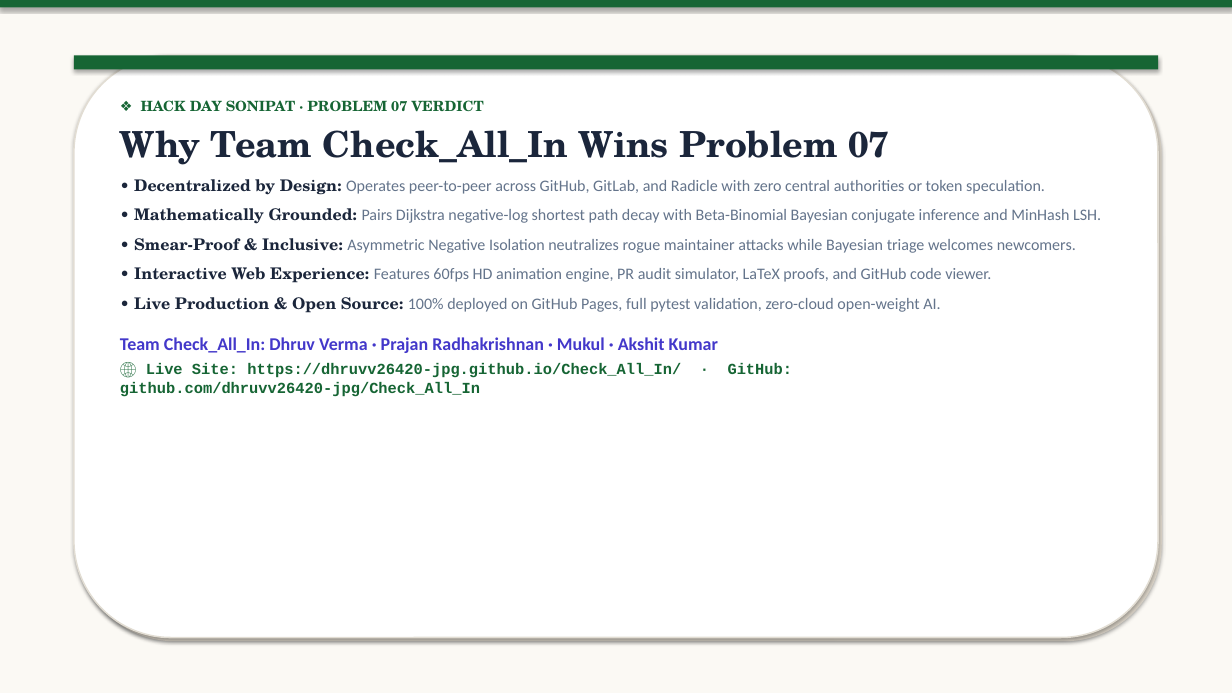
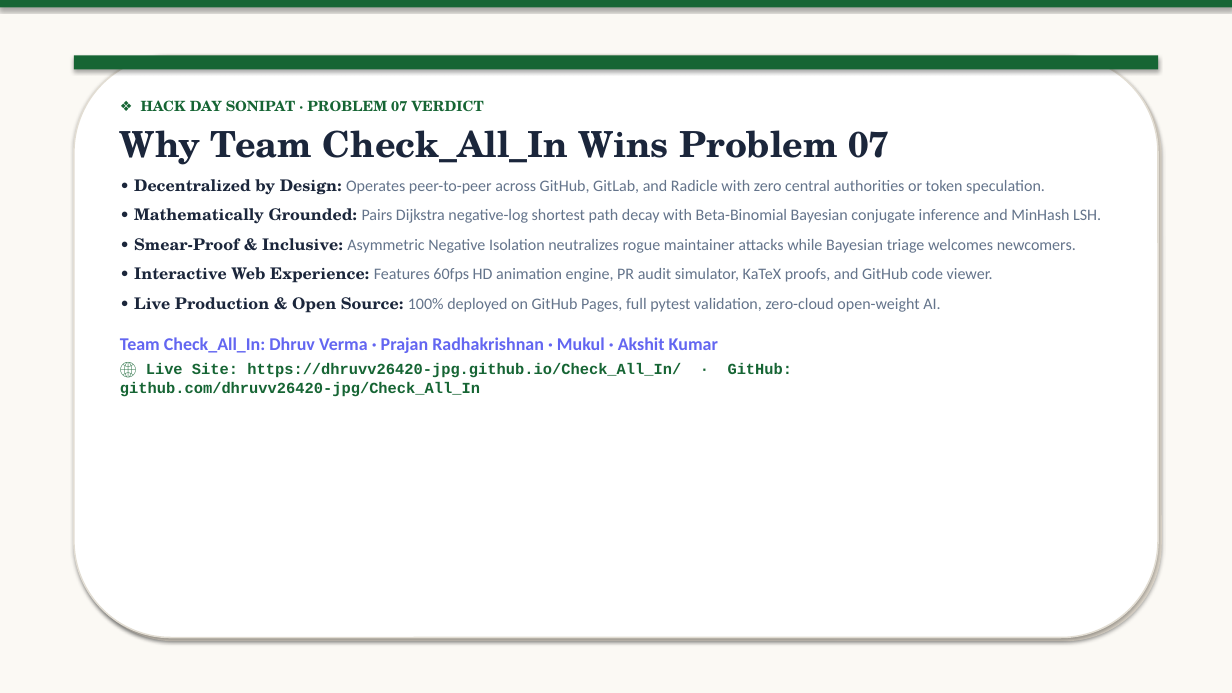
Before and after one commit to dhruvv26420-jpg/Check_All_In, a slide deck: slide 10 of Check_All_In.pptx. Drawn at 1232x693 pixels with LibreOffice and Linux fonts; fonts in the diff are those of the drawing. Boxes give left, top, right and bottom in pixels: in the first picture for what was removed or moved away, otherwise in the second. Text is boxed around its words. In the diff, an @@ line names an element or a change of style, - is before the commit and + after.

Commit message:
feat: complete ultimate presentation with cinematic front page, roadmap index, and full character styling

```diff
--- a/Check_All_In.pptx
+++ b/Check_All_In.pptx
@@ rounded rectangle at <box>78,59,1162,641</box>: fill #DCD5C9 to #DFD8CC @@
@@ text at <box>134,267,993,283</box>: text changed @@
-• Interactive Web Experience: Features 60fps HD animation engine, PR audit simulator, LaTeX proofs, and GitHub code viewer.
+• Interactive Web Experience: Features 60fps HD animation engine, PR audit simulator, KaTeX proofs, and GitHub code viewer.
@@ text at <box>120,337,718,353</box>: text colour #4338CA to #6366F1 in "Team Check_All_In: Dhruv Verma · Prajan Radhakrishnan ..." @@
```
Also in this commit, not shown: 7 other slides changed, 2 slides added, 2 slides removed, 1 other file.
